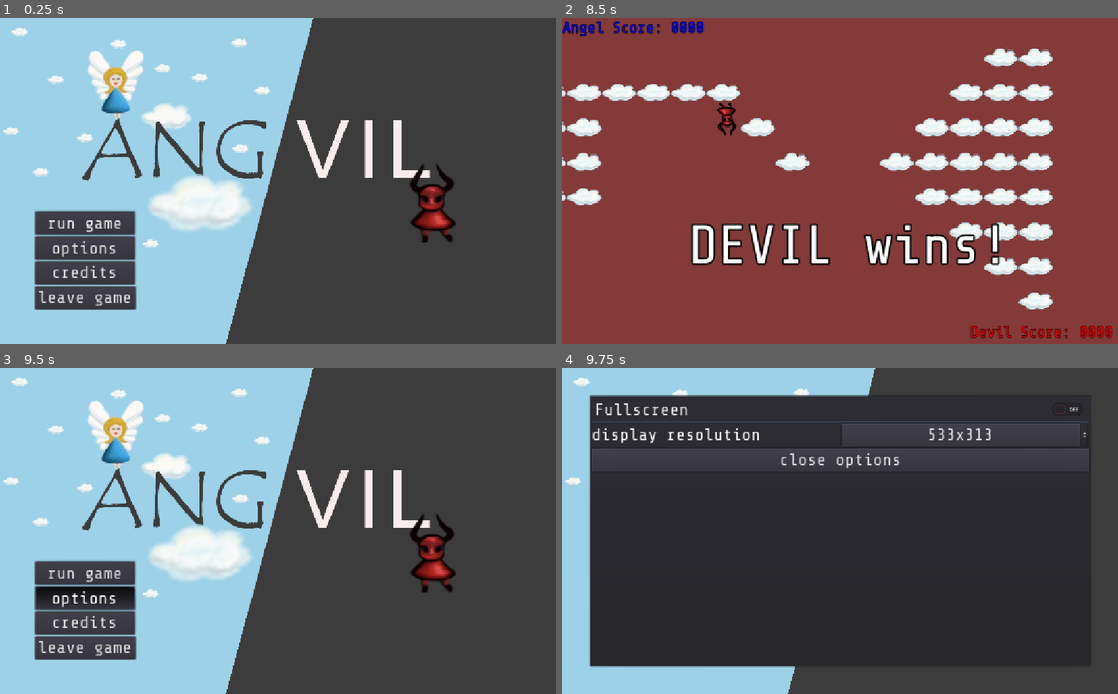
Above: before the commit, frames 1-4 (two rows, left to right).
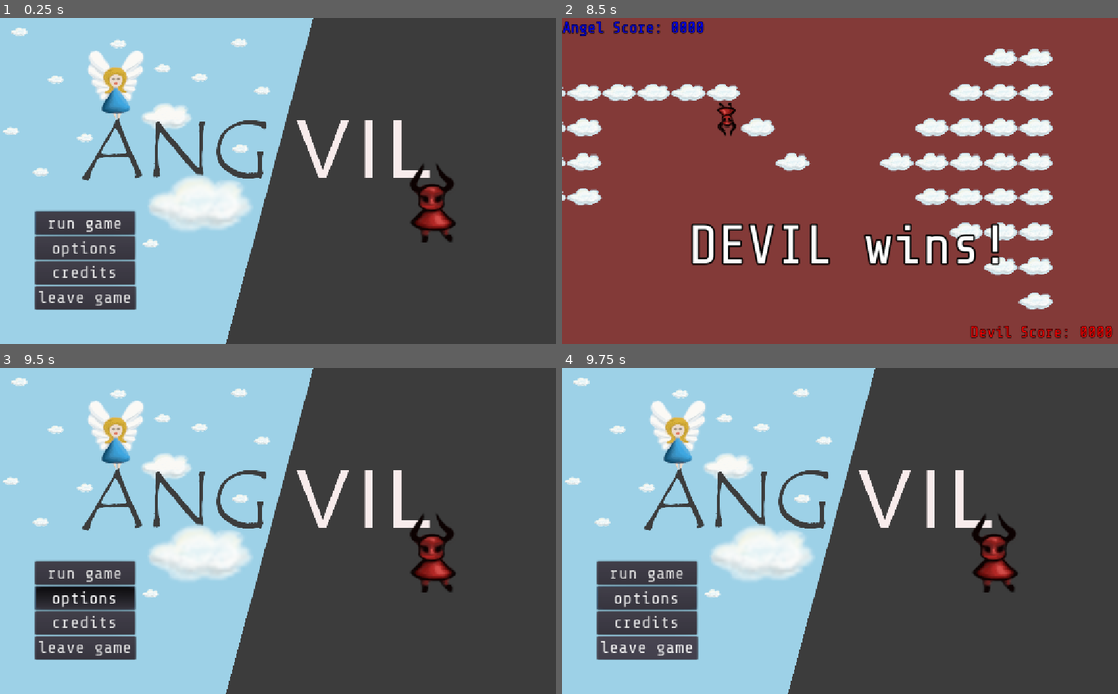
Above: after the commit, the same moments.

Repository: ang-vil/angvil
Game: Godot game, scene res://scenes/menu.tscn
Same seed, same stepped clock (60 frames per second), same inputs: the game is played once before the commit and once after it.
Inputs:
- Up to frame 1 (0.25 s): no input
- Up to frame 2 (8.5 s): click "run game" at 0.5 s; tap Enter (ui_accept) at 1.25, 2.27, 2.3, 2.57, 3.77, 3.8, 4.07, 5.27, 5.3, 5.57, 6.77, 6.8, 7.07, 8.27, 8.3 s; hold Enter (ui_accept) 1.28-2.03 s; hold Up (key_up) 1.28-2.78 s; tap Space (shoot) every 1.5 s from 2.1 to 8.1 s; hold Enter (ui_accept) 2.78-3.53 s; hold Left (key_left) 2.78-4.28 s; hold Down (key_down) 4.28-5.03 s; hold Enter (ui_accept) 4.28-5.03 s; tap Escape (key_pause) at 4.9 s; hold Right (key_right) 5.03-5.78 s; hold Up (key_up) 5.78-6.53 s; hold Enter (ui_accept) 5.78-6.53 s; hold Right (key_right) from 6.53 s (still down); hold Enter (ui_accept) 7.28-8.03 s
- Up to frame 3 (9.5 s): tap Enter (ui_accept) at 8.57 s; release Right (key_right) at 8.78 s; hold Down (key_down) from 8.78 s (still down); hold Enter (ui_accept) from 8.78 s (still down)
- Up to frame 4 (9.75 s): release Down (key_down) at 9.5 s; release Enter (ui_accept) at 9.5 s; click "leave game" at 9.5 s

Frames 1-3 are identical in both runs. In frame 4, 36% of the frame differs, in the area x 5-95%, y 8-92%.

Commit message:
fix popup buttons

Diff:
--- a/scenes/menu.tscn
+++ b/scenes/menu.tscn
@@ -178,16 +178,17 @@
 
 [node name="CreditsRichTextLabel" type="RichTextLabel" parent="CreditsPopupPanel/CreditsVBoxContainer"]
 margin_right = 916.0
-margin_bottom = 444.0
+margin_bottom = 445.0
 rect_min_size = Vector2( 50, 444 )
+size_flags_vertical = 3
 text = "ANG/VIL
 
 Credit to https://www.FesliyanStudios.com for the background music."
 
 [node name="CreditsCloseButton" type="Button" parent="CreditsPopupPanel/CreditsVBoxContainer"]
-margin_top = 448.0
-margin_right = 916.0
-margin_bottom = 491.0
+margin_top = 449.0
+margin_right = 916.0
+margin_bottom = 492.0
 text = "close credits"
 __meta__ = {
 "_edit_use_anchors_": false
@@ -223,7 +224,6 @@
 margin_bottom = 92.0
 
 [node name="Label" type="Label" parent="OptionsPopupPanel/OptionsVBoxContainer/HBoxContainer"]
-margin_left = 8.0
 margin_top = 3.0
 margin_right = 456.0
 margin_bottom = 40.0
@@ -237,10 +237,23 @@
 size_flags_horizontal = 3
 align = 1
 
+[node name="RichTextLabel" type="RichTextLabel" parent="OptionsPopupPanel/OptionsVBoxContainer"]
+margin_top = 96.0
+margin_right = 916.0
+margin_bottom = 445.0
+size_flags_vertical = 3
+text = "
+
+
+
+
+
+ "
+
 [node name="OptionsCloseButton" type="Button" parent="OptionsPopupPanel/OptionsVBoxContainer"]
-margin_top = 96.0
-margin_right = 916.0
-margin_bottom = 139.0
+margin_top = 449.0
+margin_right = 916.0
+margin_bottom = 492.0
 text = "close options"
 __meta__ = {
 "_edit_use_anchors_": false
